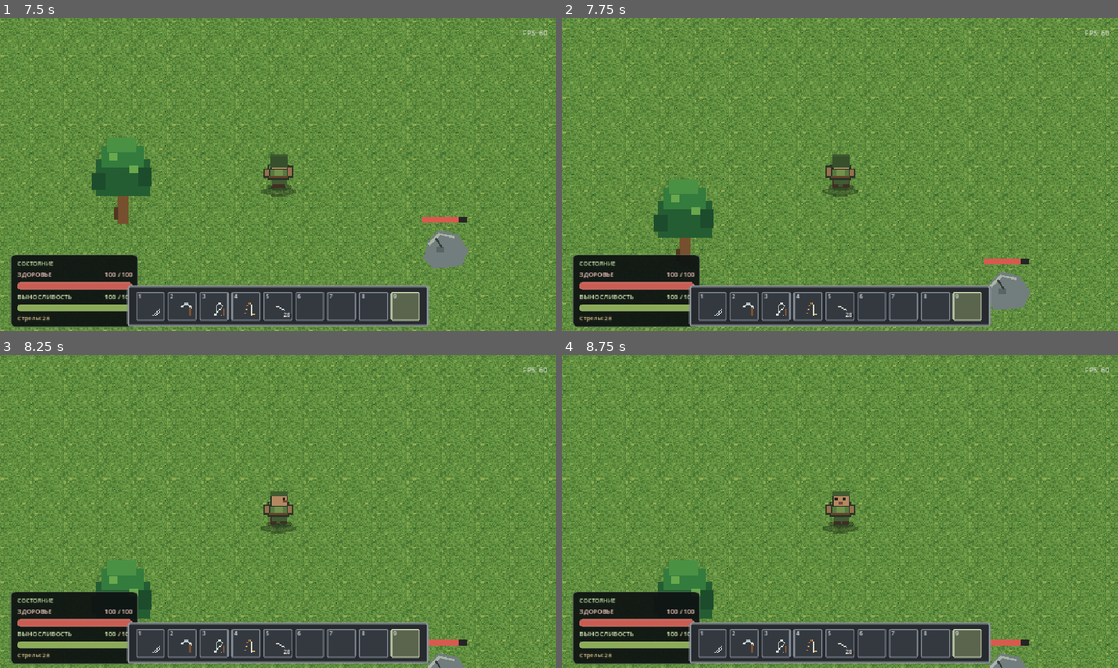
Above: before the commit, frames 1-4 (two rows, left to right).
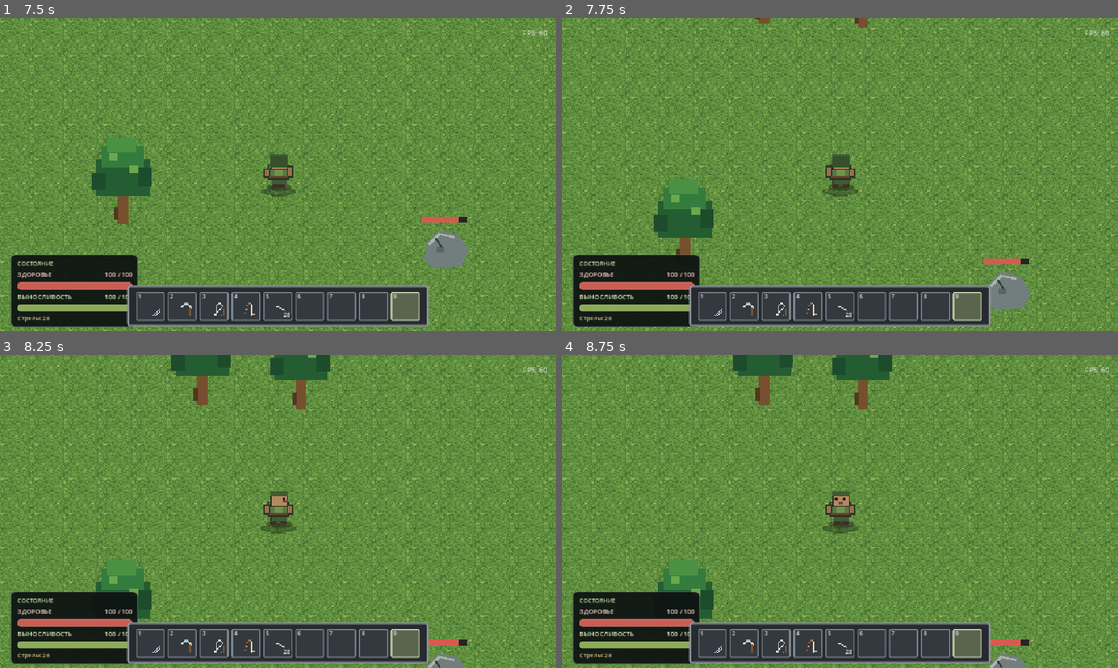
Above: after the commit, the same moments.

Repository: BigFluffyCatOnWatermelon/autism-gaming
Game: Godot game, scene res://scenes/world.tscn
The game is run twice, just before and just after one commit, with the same random seed, the same clock (stepped at 60 frames per second) and the same inputs.
Inputs (mouse positions are in pixels of both pictures, inside the frame that each line leads up to):
- Up to frame 1 (7.5 s): click "1" at 0.5 s; click "2" at 1.25 s; click "3" at 2 s; click "4" at 2.75 s; click "5" at 3.5 s; click "6" at 4.25 s; click "7" at 5 s; click "8" at 5.75 s; click "9" at 6.5 s; tap Enter at 7.25 s; move the mouse to (250, 237) at 7.27 s; press the mouse at (250, 237) at 7.28 s; hold W (move_up) from 7.28 s (still down)
- Up to frame 2 (7.75 s): keep holding W (move_up)
- Up to frame 3 (8.25 s): release W (move_up) at 8 s; release the mouse at (250, 574) at 8 s; drag from (444, 558) to (250, 574) at 8.02 s
- Up to frame 4 (8.75 s): no input

Frame 1 is identical in both runs. In frame 2, 0.1% of the frame differs, in the area x 34-55%, y 0-4%; in frame 3, 1.9%, in the area x 30-60%, y 0-18%; in frame 4, 1.9%.

Commit message:
fix: restore default resource population

Diff:
--- a/scripts/game_config.gd
+++ b/scripts/game_config.gd
@@ -8,8 +8,8 @@
 			"width": 3600,
 			"height": 3600,
 			"grass_tile_size": 32,
-			"tree_count": 1,
-			"rock_count": 1,
+			"tree_count": 100,
+			"rock_count": 75,
 			"keep_spawn_clear_radius": 230.0,
 			"seed": 20261102,
 		},
